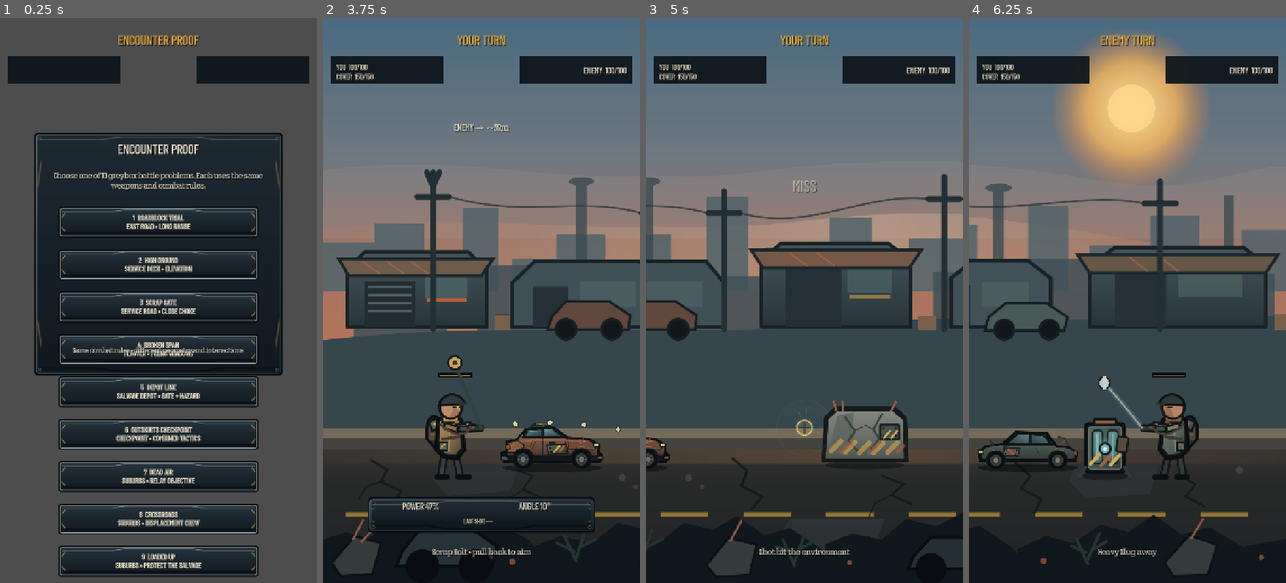
Above: before the commit, frames 1-4 (left to right).
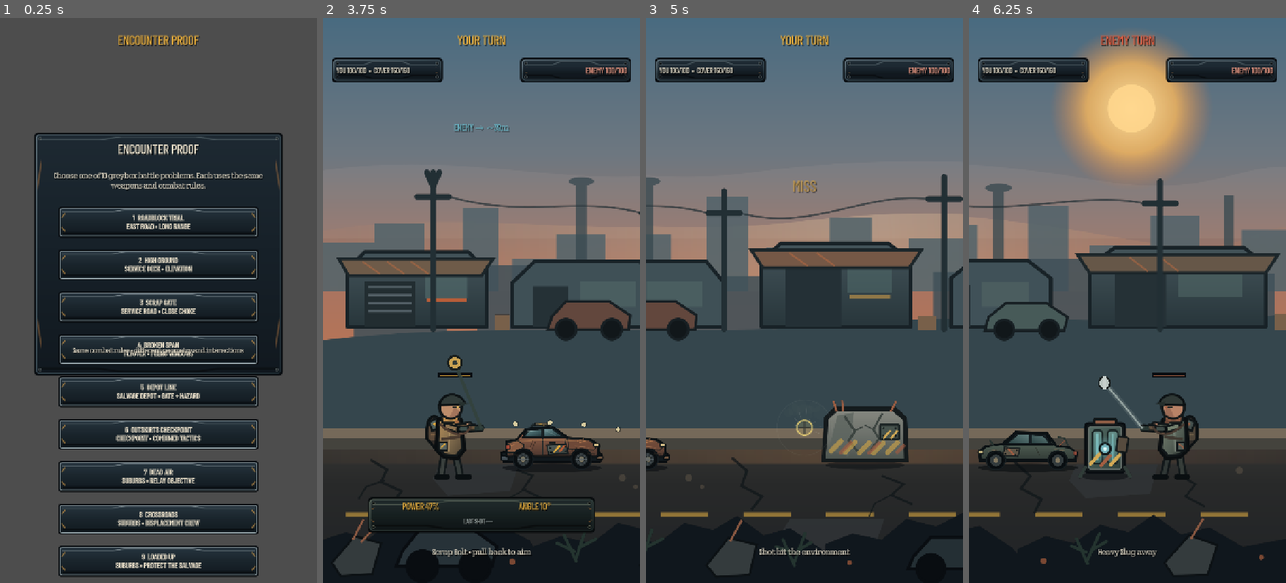
Above: after the commit, the same moments.

Repository: phantompixel-developer/FortKnocks
Game: Godot game, scene res://game/battle/battle.tscn
Two runs of this game, one before a commit and one after it. Both use one fixed random seed, a clock stepped at 60 frames per second and the inputs below. This scene is started directly instead of the project's main scene.
Inputs (mouse positions are in pixels of both pictures, inside the frame that each line leads up to):
- Up to frame 1 (0.25 s): no input
- Up to frame 2 (3.75 s): click "1 ROADBLOCK TRIAL EAST ROAD •…" at 0.5 s; tap Enter at 1.25 s; move the mouse to (551, 272) at 1.27 s; click (551, 272) at 1.42 s; drag from (418, 328) to (465, 413) at 2.02 s; move the mouse to (513, 176) at 2.77 s; click (513, 176) at 2.92 s; drag from (465, 413) to (386, 215) at 3.52 s
- Up to frame 3 (5 s): move the mouse to (899, 385) at 4.27 s; click (899, 385) at 4.42 s
- Up to frame 4 (6.25 s): tap Space at 5 s; drag from (1032, 215) to (1079, 159) at 5.02 s; move the mouse to (1143, 300) at 5.77 s; click (1143, 300) at 5.92 s

The runs differ from the first frame. In frame 1, 3.5% of the frame differs, in the area x 2-98%, y 6-12%; in frame 2, 1.6%; in frame 3, 1.4%; in frame 4, 1.5%.

Commit message:
feat: align battle HUD with production UI

Diff:
--- a/game/battle/battle_controller.gd
+++ b/game/battle/battle_controller.gd
@@ -26,12 +26,14 @@
 const SalvageLoadScript := preload("res://game/battle/salvage_load.gd")
 const EncounterCatalogScript := preload("res://game/campaign/encounter_catalog.gd")
 const ThemeScript := preload("res://game/presentation/fort_knocks_theme.gd")
+const ProductionUIScript := preload("res://game/presentation/production_ui.gd")
 
 const MAX_DRAG := 340.0
 const MIN_FIRE_DRAG := 36.0
 const MIN_SPEED := 520.0
 const MAX_SPEED := 1380.0
 const PENDING_MISSION_META := &"fort_knocks_pending_mission"
+const HUD_REFERENCE_SIZE := Vector2(720.0, 1280.0)
 
 @onready var camera_director: BattleCameraDirector = $CameraDirector
 @onready var world: Node2D = $World
@@ -48,6 +50,9 @@
 @onready var last_impact_marker: LastImpactMarker = $EffectsLayer/LastImpactMarker
 @onready var aim_guide: AimGuide = $AimGuide
 
+@onready var hud_root: Control = $HUD/Root
+@onready var player_status_card: ColorRect = $HUD/Root/PlayerStatusCard
+@onready var enemy_status_card: ColorRect = $HUD/Root/EnemyStatusCard
 @onready var turn_label: Label = $HUD/Root/TurnLabel
 @onready var health_label: Label = $HUD/Root/HealthLabel
 @onready var enemy_health_label: Label = $HUD/Root/EnemyHealthLabel
@@ -135,6 +140,86 @@
 	"shock_capsule": 1.0,
 }
 var _enemy_target_x := 0.0
+var _hud_base_offsets: Dictionary = {}
+
+func _style_live_hud() -> void:
+	turn_label.add_theme_color_override("font_color", ThemeScript.HAZARD)
+	health_label.add_theme_color_override("font_color", ThemeScript.BONE)
+	enemy_health_label.add_theme_color_override("font_color", Color("ef9b84"))
+	enemy_locator_label.add_theme_color_override("font_color", ThemeScript.COLD)
+	feedback_label.add_theme_color_override("font_color", ThemeScript.HAZARD)
+	weapon_tray.get_node("Title").add_theme_color_override("font_color", ThemeScript.MUTED)
+	weapon_name_label.add_theme_color_override("font_color", ThemeScript.BONE)
+	weapon_role_label.add_theme_color_override("font_color", ThemeScript.MUTED)
+	power_label.add_theme_color_override("font_color", ThemeScript.HAZARD)
+	angle_label.add_theme_color_override("font_color", ThemeScript.HAZARD)
+	last_shot_label.add_theme_color_override("font_color", ThemeScript.MUTED)
+	hint_label.add_theme_color_override("font_color", ThemeScript.BONE)
+	inspect_button.add_theme_font_size_override("font_size", 16)
+
+func _capture_hud_layout() -> void:
+	_hud_base_offsets.clear()
+	for control in [
+		player_status_card,
+		enemy_status_card,
+		turn_label,
+		health_label,
+		enemy_health_label,
+		inspect_button,
+		enemy_locator_label,
+		weapon_tray,
+		weapon_info_card,
+		feedback_label,
+		control_deck,
+		target_card,
+		hint_label,
+	]:
+		_hud_base_offsets[control.get_instance_id()] = Vector4(
+			control.offset_left,
+			control.offset_top,
+			control.offset_right,
+			control.offset_bottom
+		)
+
+func _apply_hud_safe_area() -> void:
+	if _hud_base_offsets.is_empty():
+		return
+
+	var viewport_size := hud_root.get_viewport_rect().size
+	var size_delta := viewport_size - HUD_REFERENCE_SIZE
+	var safe := ProductionUIScript.safe_area_insets(hud_root)
+	var left_shift := maxf(0.0, safe.x)
+	var top_shift := maxf(0.0, safe.y)
+	var right_shift := size_delta.x - maxf(0.0, safe.z)
+	var center_shift_x := size_delta.x * 0.5
+	var bottom_shift := size_delta.y - maxf(0.0, safe.w)
+
+	_set_hud_control_shift(player_status_card, Vector2(left_shift, top_shift))
+	_set_hud_control_shift(health_label, Vector2(left_shift, top_shift))
+	_set_hud_control_shift(weapon_tray, Vector2(left_shift, top_shift))
+
+	_set_hud_control_shift(enemy_status_card, Vector2(right_shift, top_shift))
+	_set_hud_control_shift(enemy_health_label, Vector2(right_shift, top_shift))
+	_set_hud_control_shift(inspect_button, Vector2(right_shift, top_shift))
+
+	_set_hud_control_shift(turn_label, Vector2(center_shift_x, top_shift))
+	_set_hud_control_shift(weapon_info_card, Vector2(center_shift_x, top_shift))
+	_set_hud_control_shift(enemy_locator_label, Vector2(center_shift_x, top_shift))
+	_set_hud_control_shift(feedback_label, Vector2(center_shift_x, size_delta.y * 0.35))
+
+	_set_hud_control_shift(control_deck, Vector2(center_shift_x, bottom_shift))
+	_set_hud_control_shift(target_card, Vector2(center_shift_x, bottom_shift))
+	_set_hud_control_shift(hint_label, Vector2(center_shift_x, bottom_shift))
+
+func _set_hud_control_shift(control: Control, shift: Vector2) -> void:
+	var base_variant: Variant = _hud_base_offsets.get(control.get_instance_id())
+	if base_variant == null:
+		return
+	var base := base_variant as Vector4
+	control.offset_left = base.x + shift.x
+	control.offset_top = base.y + shift.y
+	control.offset_right = base.z + shift.x
+	control.offset_bottom = base.w + shift.y
 
 func prepare_for_campaign(
 	definition: MissionDefinition,
@@ -180,12 +265,27 @@
 		_update_result_card()
 
 func _ready() -> void:
-	ThemeScript.apply($HUD/Root)
-	for card in [weapon_tray, weapon_info_card, control_deck, target_card, mission_brief_card, encounter_picker, result_card]:
+	ThemeScript.apply(hud_root)
+	for card in [
+		player_status_card,
+		enemy_status_card,
+		weapon_tray,
+		weapon_info_card,
+		control_deck,
+		target_card,
+		mission_brief_card,
+		encounter_picker,
+		result_card,
+	]:
 		ThemeScript.style_card(card)
+	ThemeScript.style_card(control_deck, 1)
 	ThemeScript.style_card(mission_brief_card, 1)
 	ThemeScript.style_card(result_card, 1)
-	turn_label.add_theme_color_override("font_color", ThemeScript.HAZARD)
+	_style_live_hud()
+	_capture_hud_layout()
+	if not get_viewport().size_changed.is_connected(_apply_hud_safe_area):
+		get_viewport().size_changed.connect(_apply_hud_safe_area)
+	call_deferred("_apply_hud_safe_area")
 	_selected_weapon = _player_weapon("scrap_bolt")
 	_missions = EncounterCatalogScript.all()
 	player.health_changed.connect(_on_health_changed)
@@ -200,6 +300,8 @@
 	change_encounter_button.pressed.connect(_change_encounter)
 
 	world.visible = false
+	player_status_card.visible = false
+	enemy_status_card.visible = false
 	health_label.visible = false
 	enemy_health_label.visible = false
 	inspect_button.visible = false
@@ -245,9 +347,12 @@
 	result_card.visible = false
 	restart_button.visible = false
 	change_encounter_button.visible = false
+	player_status_card.visible = false
+	enemy_status_card.visible = false
 	health_label.visible = false
 	enemy_health_label.visible = false
 	turn_label.text = "ENCOUNTER PROOF"
+	turn_label.add_theme_color_override("font_color", ThemeScript.HAZARD)
 	picker_briefing_label.text = "Choose one of %d greybox battle problems. Each uses the same weapons and combat rules." % _missions.size()
 	hint_label.text = "Select an encounter to begin"
 
@@ -291,9 +396,12 @@
 	restart_button.visible = false
 	change_encounter_button.visible = false
 	world.visible = true
+	player_status_card.visible = true
+	enemy_status_card.visible = true
 	health_label.visible = true
 	enemy_health_label.visible = true
 	turn_label.text = definition.display_name.to_upper()
+	turn_label.add_theme_color_override("font_color", ThemeScript.HAZARD)
 	hint_label.text = definition.briefing
 	_update_hud()
 	_show_mission_brief(definition)
@@ -500,6 +608,9 @@
 	scrap_bolt_button.button_pressed = _selected_weapon.id == "scrap_bolt"
 	heavy_slug_button.button_pressed = _selected_weapon.id == "heavy_slug"
 	shock_capsule_button.button_pressed = _selected_weapon.id == "shock_capsule"
+	ThemeScript.mark_active(scrap_bolt_button, scrap_bolt_button.button_pressed)
+	ThemeScript.mark_active(heavy_slug_button, heavy_slug_button.button_pressed)
+	ThemeScript.mark_active(shock_capsule_button, shock_capsule_button.button_pressed)
 	_update_weapon_button_visibility()
 
 func _is_weapon_allowed(definition: WeaponDefinition) -> bool:
@@ -552,6 +663,7 @@
 	power_label.text = "POWER —"
 	angle_label.text = "ANGLE —"
 	turn_label.text = "YOUR TURN"
+	turn_label.add_theme_color_override("font_color", ThemeScript.HAZARD)
 
 	if show_enemy_preview:
 		if _current_mission != null and _current_mission.feature_preview_enabled:
@@ -675,6 +787,7 @@
 	_set_weapon_buttons_enabled(false)
 	aim_guide.clear()
 	turn_label.text = "ENEMY TURN"
+	turn_label.add_theme_color_override("font_color", ThemeScript.SIGNAL)
 	hint_label.text = _enemy_tactic_turn_hint()
 	camera_director.focus_x(enemy.global_position.x, 0.42)
 
@@ -1186,6 +1299,7 @@
 
 	if victory:
 		turn_label.text = "YOU WIN"
+		turn_label.add_theme_color_override("font_color", ThemeScript.HAZARD)
 		result_title_label.text = "VICTORY"
 		if _current_mission != null and _current_mission.objective_mode == "disable_relay":
 			hint_label.text = "Signal relay disabled — route opened"
@@ -1204,6 +1318,7 @@
 			camera_director.focus_x(enemy.global_position.x, 0.35)
 	else:
 		turn_label.text = "DEFEAT"
+		turn_label.add_theme_color_override("font_color", ThemeScript.SIGNAL)
 		result_title_label.text = "DEFEAT"
 		if _objective_failed():
 			hint_label.text = "Protected Salvage was destroyed"
@@ -1316,13 +1431,13 @@
 	_update_hud()
 
 func _update_hud() -> void:
-	health_label.text = "YOU  %d/%d\nCOVER  %d/%d" % [
+	health_label.text = "YOU %d/%d  •  COVER %d/%d" % [
 		player.health,
 		player.max_health,
 		player_cover.health,
 		player_cover.max_health,
 	]
-	enemy_health_label.text = "ENEMY  %d/%d" % [enemy.health, enemy.max_health]
+	enemy_health_label.text = "ENEMY %d/%d" % [enemy.health, enemy.max_health]
 	if enemy_locator_label.visible:
 		_update_enemy_locator()
 	if target_card.visible:
